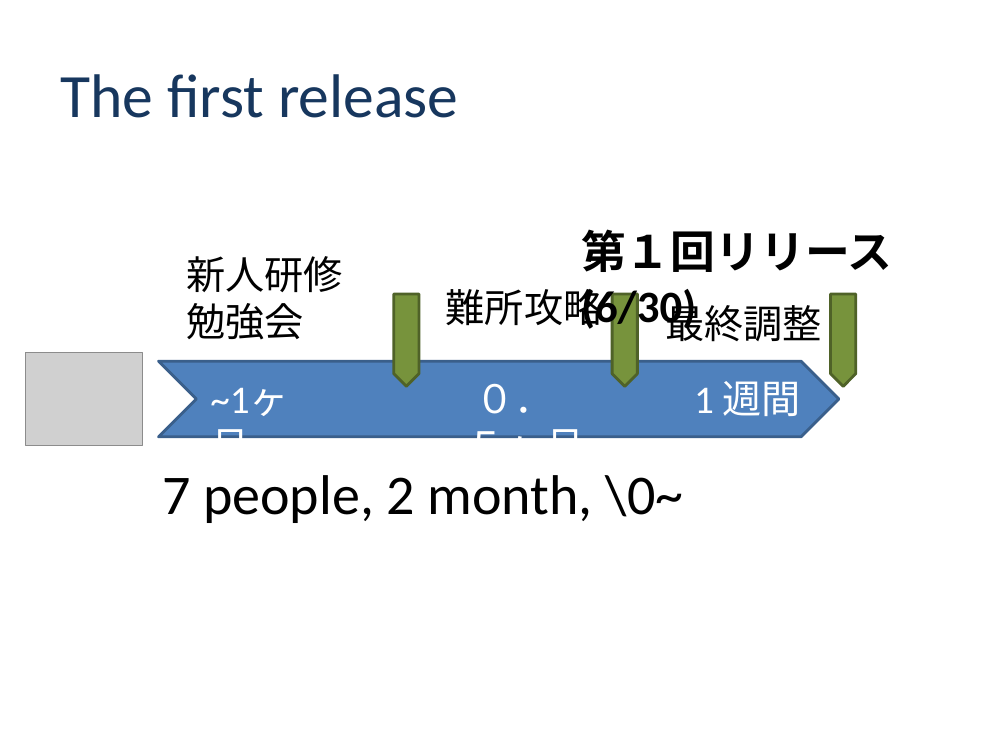
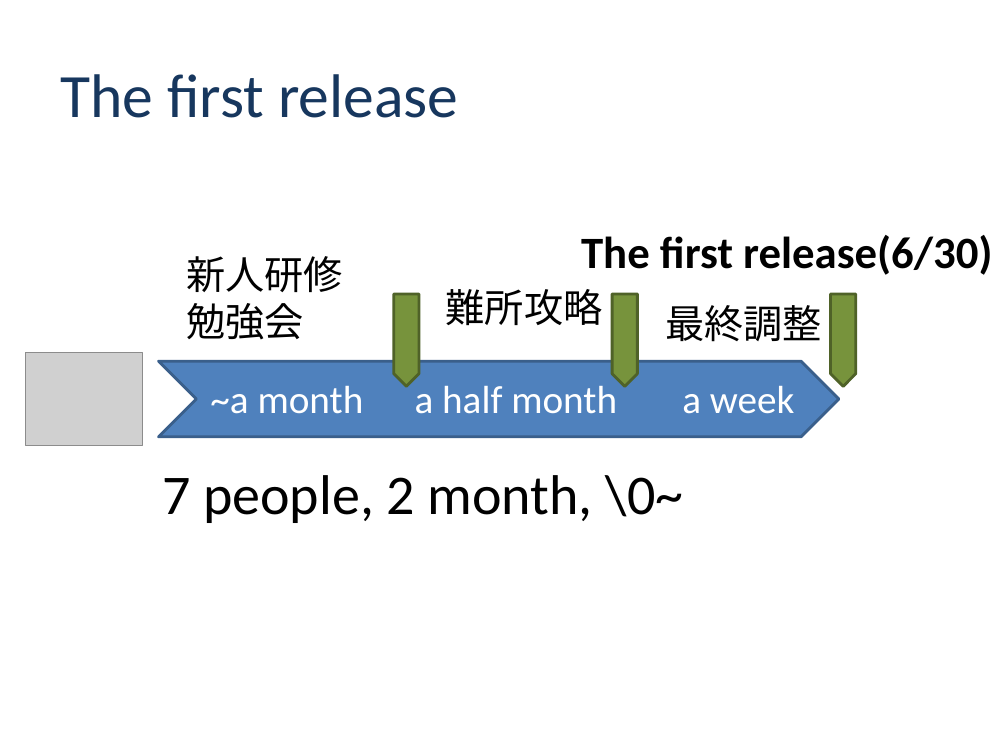
Before and after one commit to class-snct-rikitakelab/e-konbu2012, a slide deck: slide 13 of Inception Deck -E-konbu-.pptx. Drawn at 1008x756 pixels with LibreOffice and Linux fonts; fonts in the diff are those of the drawing; grey boxes stand for pictures; background and template pictures are left out. Boxes give left, top, right and bottom in pixels: in the first picture for what was removed or moved away, otherwise in the second. Text is boxed around its words. In the diff, an @@ line names an element or a change of style, - is before the commit and + after.

```diff
--- a/Inception Deck -E-konbu-.pptx
+++ b/Inception Deck -E-konbu-.pptx
@@ text at <box>581,235,992,275</box>: text changed @@
-第１回リリース(6/30)
+The first release(6/30)
@@ text at <box>210,386,364,414</box>: text changed @@
-~1ヶ月
+~a month
@@ text at <box>415,386,617,414</box>: text changed @@
-０．５ヶ月
+a half month
@@ text at <box>682,386,794,414</box>: text changed @@
-1 週間
+a week
```
Also in this commit, not shown: 7 other slides changed, 1 slide added, 1 slide removed.
